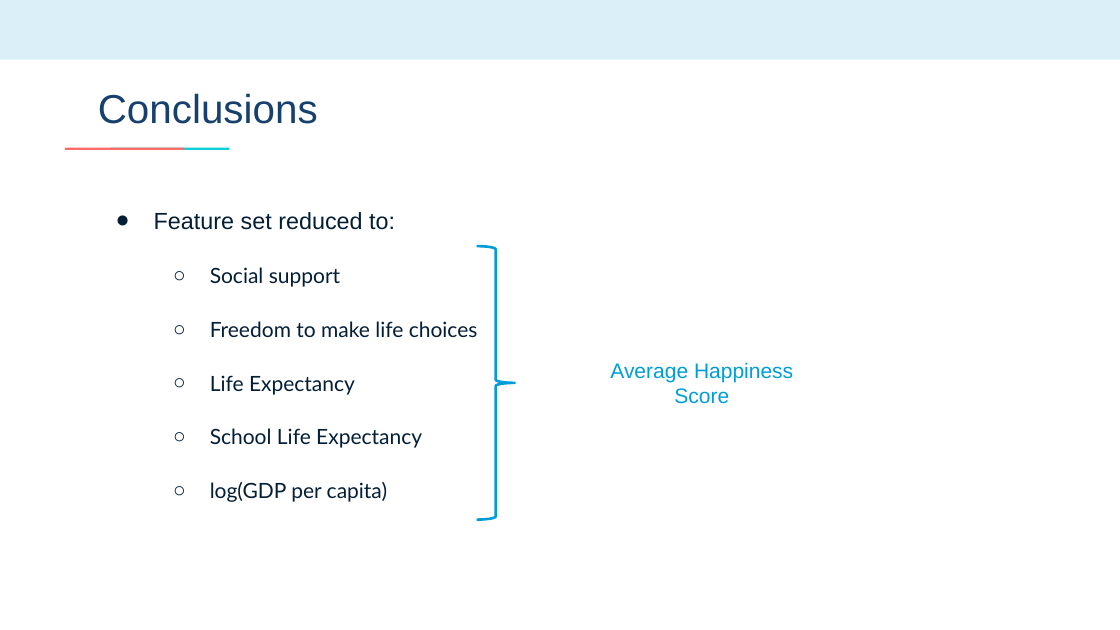
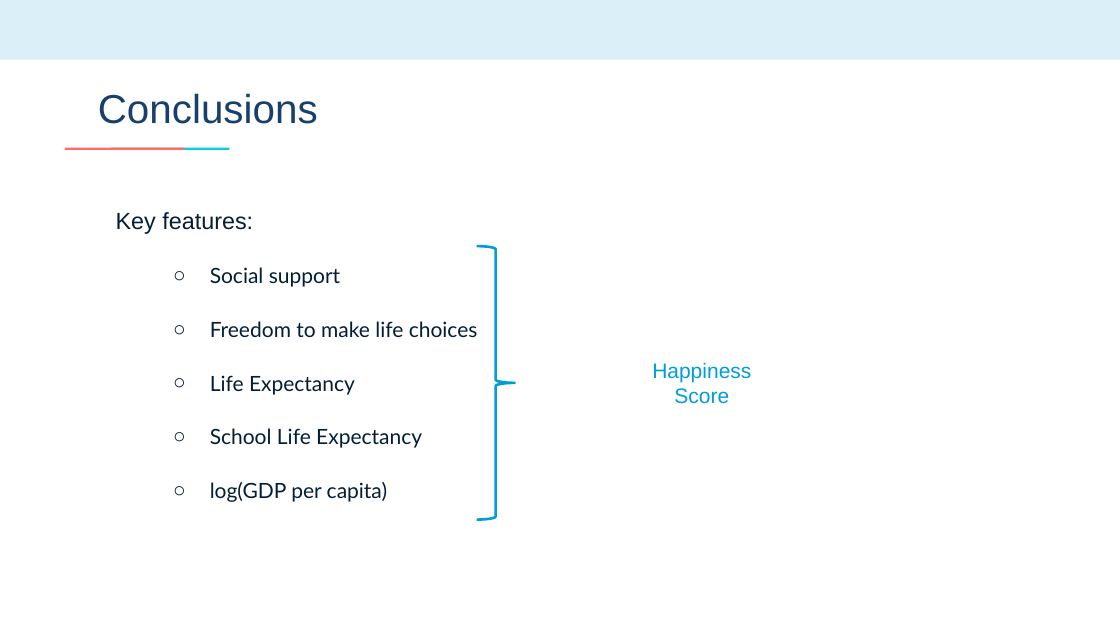
Before and after one commit to emilyageller/Geller_Metis, a slide deck: slide 14 of Project 2/Project2-World Happiness.pptx (slide 12 before the commit). Drawn at 1120x630 pixels with LibreOffice and Linux fonts; fonts in the diff are those of the drawing. Boxes give left, top, right and bottom in pixels: in the first picture for what was removed or moved away, otherwise in the second. Text is boxed around its words. In the diff, an @@ line names an element or a change of style, - is before the commit and + after.

```diff
--- a/Project 2/Project2-World Happiness.pptx
+++ b/Project 2/Project2-World Happiness.pptx
@@ text at (x1=116, y1=212, x2=253, y2=234): text changed @@
-● Feature set reduced to:
+Key features:
@@ text at (x1=652, y1=362, x2=751, y2=382): text changed @@
-Average Happiness
+Happiness
```
Also in this commit, not shown: 5 other slides changed, 2 slides added, 10 other files.
